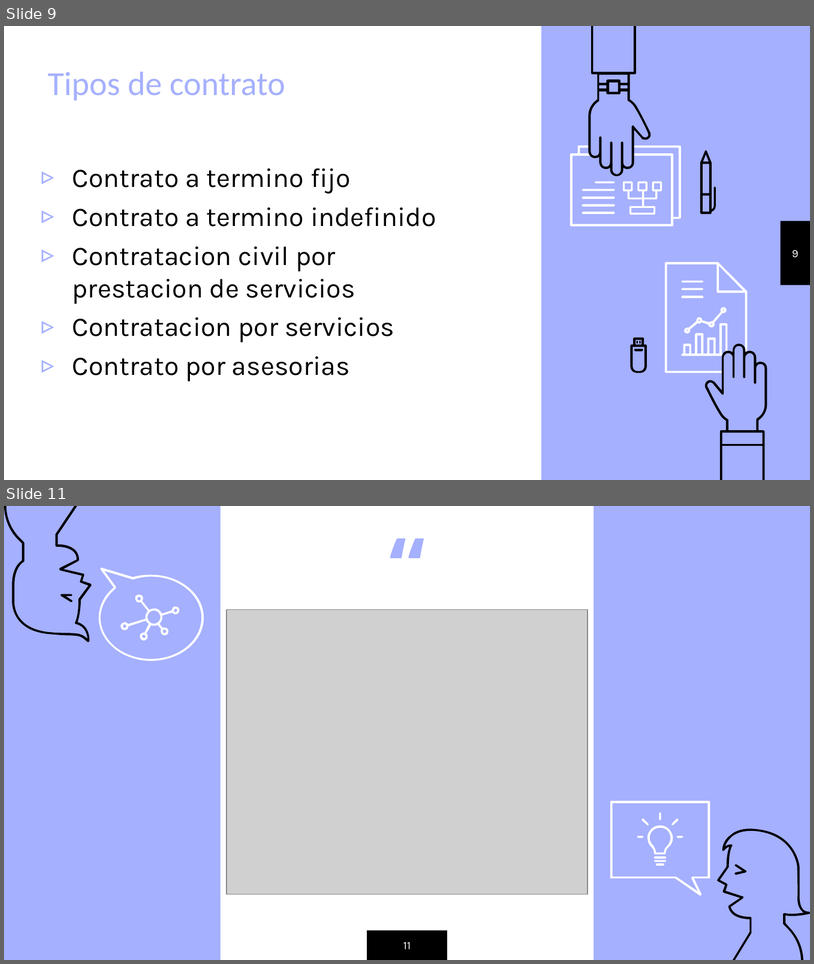
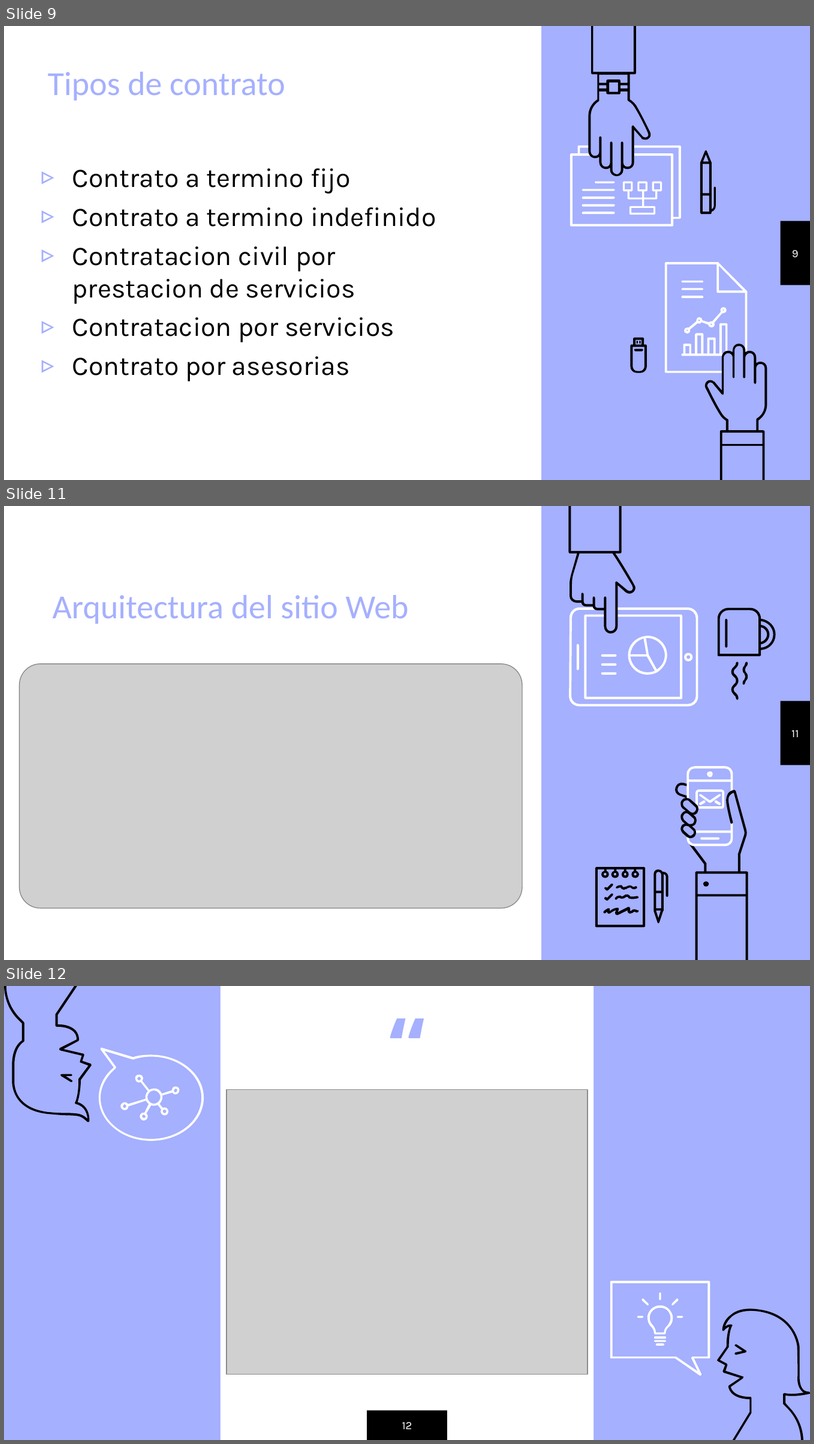
Before and after one commit to TheSkrapy/7mo-Semestre, a slide deck: 13 Modelos de negocios/Empresa Outtic.pptx. Shown one above the other, each under a label of ours: slides 9 and 11 before the commit, slides 9, 11 and 12 after it; the slides between them are not shown. The pictures are 814x964 and 814x1444 pixels, drawn with LibreOffice and Linux fonts; fonts in the diff are those of the drawing; grey boxes stand for pictures. Boxes give left, top, right and bottom in pixels: in the first picture for what was removed or moved away, otherwise in the second. Text is boxed around its words. In the diff, an @@ line names an element or a change of style, - is before the commit and + after.

```diff
--- a/13 Modelos de negocios/Empresa Outtic.pptx
+++ b/13 Modelos de negocios/Empresa Outtic.pptx
@@ slide 11 added at <box>4,506,810,960</box>, background #A5B0FE; not listed: 2 template elements that a slide beside it also shows @@
@@ group added at <box>569,506,776,707</box>: 13 freeform shapes @@
@@ title added at <box>53,595,409,624</box>, 30 pt, text #A5B0FE @@
+Arquitectura del sitio Web
@@ picture added at <box>20,664,522,909</box> @@
@@ page number added at <box>792,730,799,737</box>, 10 pt, text #FFFFFF @@
+11
@@ group added at <box>596,766,749,960</box>: 18 freeform shapes @@
@@ what was slide 11 is now slide 12 @@
@@ page number at <box>402,1422,413,1429</box>: text changed @@
-11
+12
```
Also in this commit, not shown: 1 slide changed, 1 other file.
